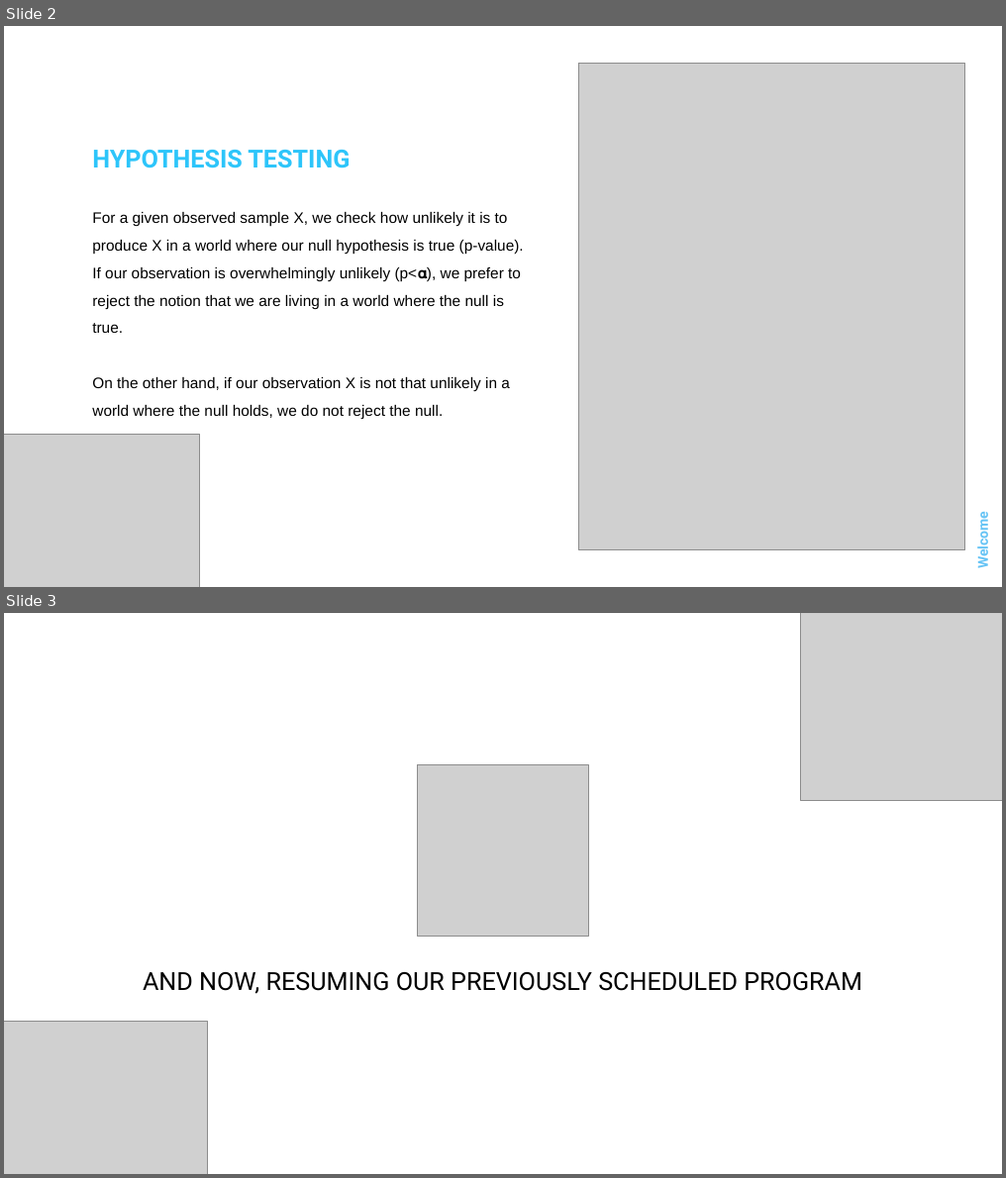
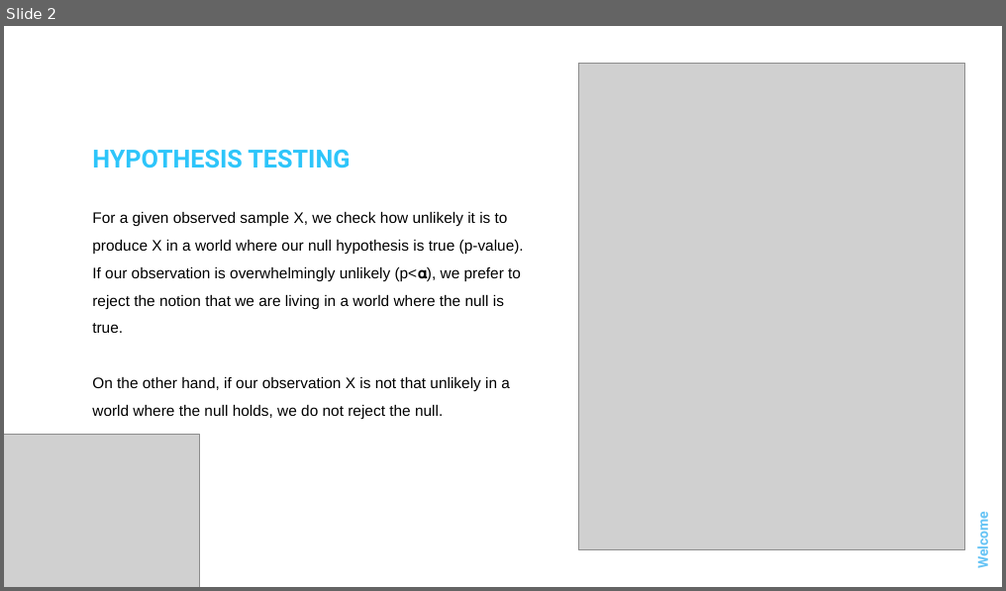
Before and after one commit to DSML-bootcamp/w4-nbs, a slide deck: D3/3. Goodness of Fit.pptx. Shown one above the other, each under a label of ours: slides 2 and 3 before the commit, slide 2 after it. The pictures are 1006x1178 and 1006x591 pixels, drawn with LibreOffice and Linux fonts; fonts in the diff are those of the drawing; grey boxes stand for pictures; background and template pictures are left out. Boxes give left, top, right and bottom in pixels: in the first picture for what was removed or moved away, otherwise in the second. Text is boxed around its words. In the diff, an @@ line names an element or a change of style, - is before the commit and + after.

```diff
--- a/D3/3. Goodness of Fit.pptx
+++ b/D3/3. Goodness of Fit.pptx
@@ slide 3 removed at (4,613,1002,1174), background picture (left out) @@
@@ picture removed at (800,613,1002,801) @@
@@ picture removed at (417,764,589,937) @@
@@ text removed at (143,972,862,994) @@
-AND NOW, RESUMING OUR PREVIOUSLY SCHEDULED PROGRAM
@@ picture removed at (4,1021,208,1174) @@
```
Also in this commit, not shown: 1 slide changed, 2 other files.
